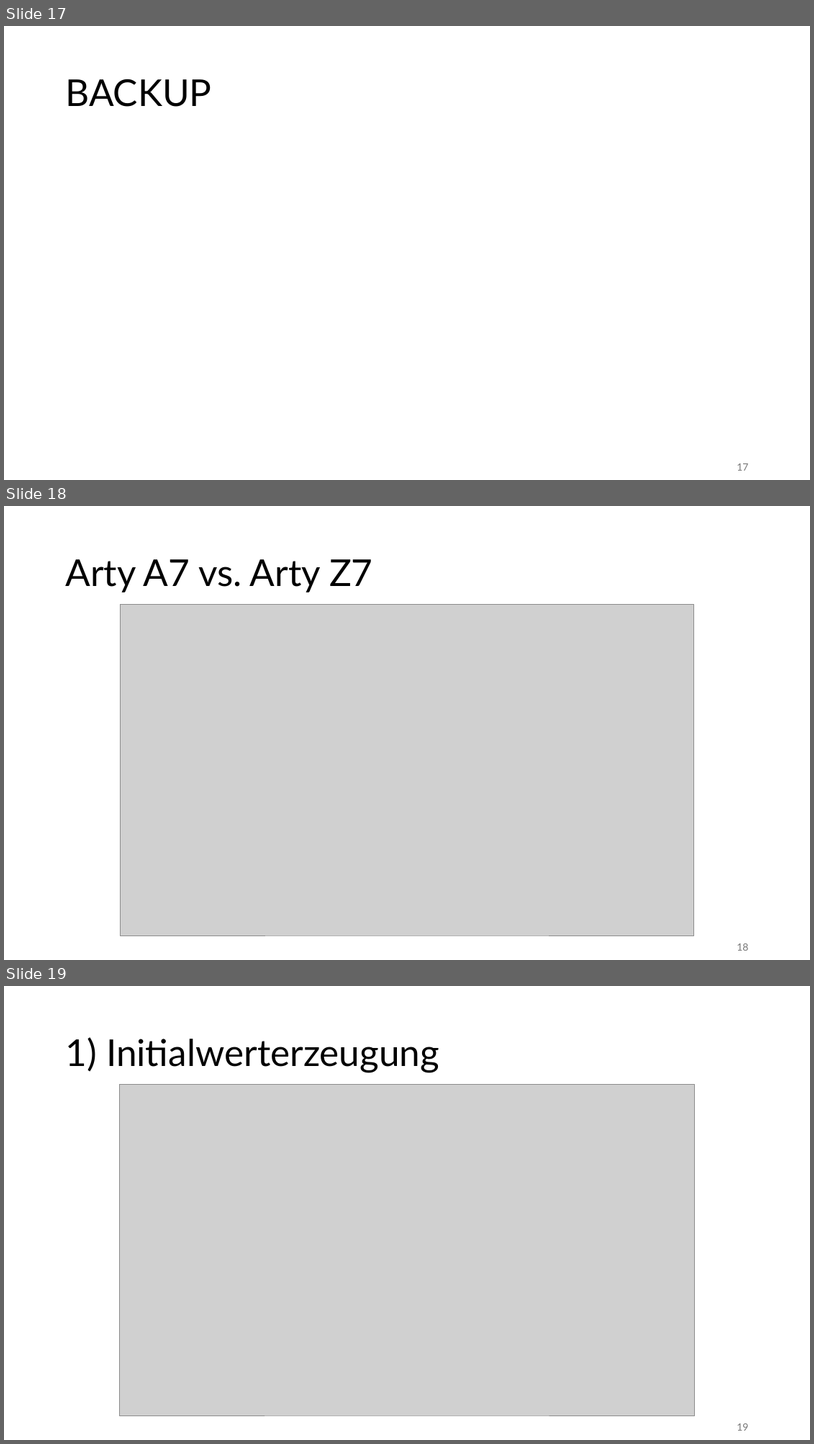
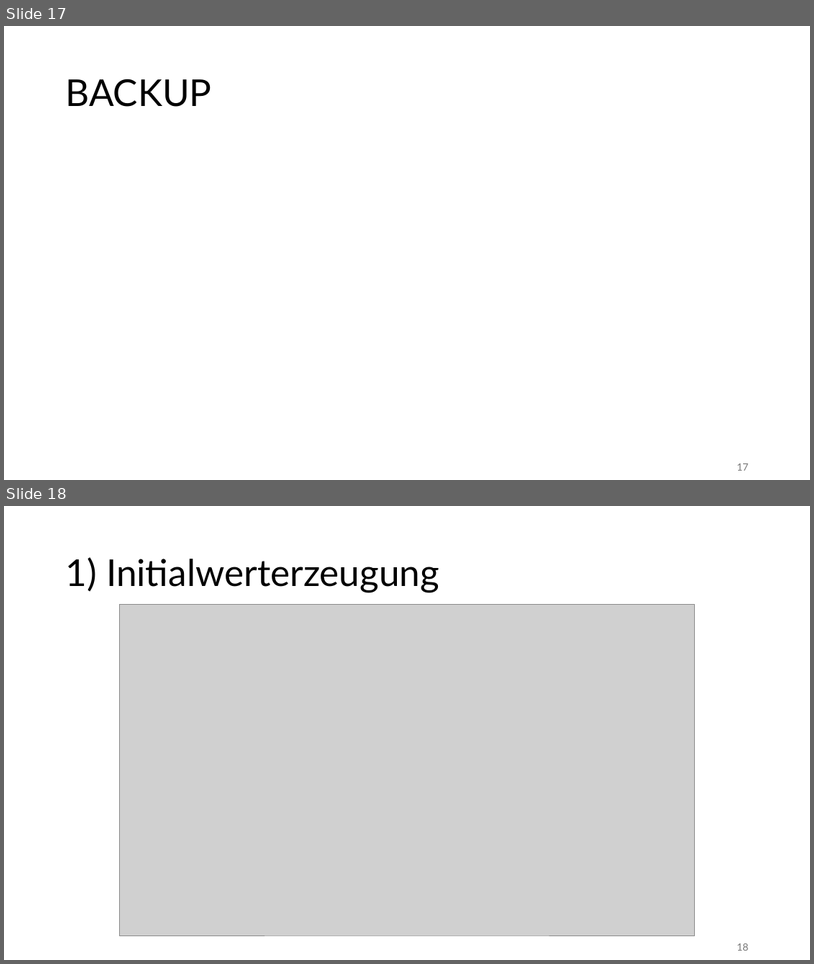
Before and after one commit to Preunicom/FractalCore, a slide deck: docs/Endpraesentation/DAPI_FractalCore_Endpraesentation.pptx. Shown one above the other, each under a label of ours: slides 17, 18 and 19 before the commit, slides 17 and 18 after it. The pictures are 814x1444 and 814x964 pixels, drawn with LibreOffice and Linux fonts; fonts in the diff are those of the drawing; grey boxes stand for pictures. Boxes give left, top, right and bottom in pixels: in the first picture for what was removed or moved away, otherwise in the second. Text is boxed around its words. In the diff, an @@ line names an element or a change of style, - is before the commit and + after.

```diff
--- a/docs/Endpraesentation/DAPI_FractalCore_Endpraesentation.pptx
+++ b/docs/Endpraesentation/DAPI_FractalCore_Endpraesentation.pptx
@@ slide 18 removed at (4, 506, 810, 960), background #FFFFFF @@
@@ title removed at (65, 559, 373, 592) @@
-Arty A7 vs. Arty Z7
@@ picture removed at (120, 605, 694, 936) @@
@@ page number removed at (737, 943, 748, 950) @@
-18
@@ what was slide 19 is now slide 18 @@
@@ page number at (737, 943, 748, 950): text changed @@
-19
+18
```
Also in this commit, not shown: 1 slide changed.
